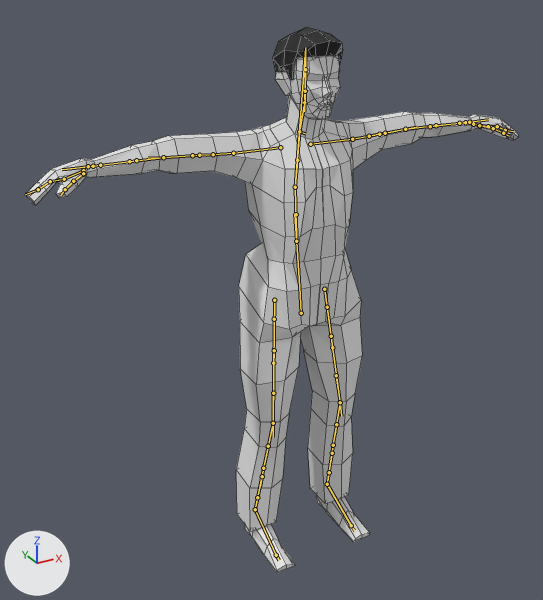
An edit to the Blender file Model/char_origin.blend, drawn before and after from the same camera.
Rendered twice from a 50 mm camera at (-1.21, -1.965, 1.964) aimed at (-0.15, -0.039, 1.001). Arrows for +X, +Y and +Z are at lower left; the lights stay in place. The bones that bend it are drawn over the model as lines. Mesh edges are drawn as thin lines.
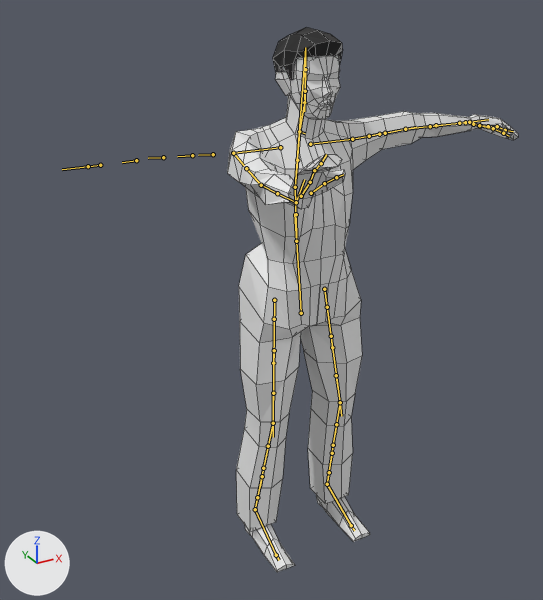
The newer file adds an action. The first version stands in its rest pose; the second is drawn at frame 11 of the action 'search'.

Boxes [x1, y1, x2, y2] around the edits, measured in the pictures (543 x 600 px):
'Plane', posed (41% narrower): before [25, 55, 518, 572]; after [227, 55, 518, 572]

The change in detail:
Bone 'c_arm_fk.r' (bone_c_arm_fk_r) turns from (0, 0, 0) to (-94, 102, -180) degrees about its own x, y and z.
Bone 'c_hand_fk.r' (bone_c_hand_fk_r) turns from (0, 0, 0) to (-137, -86, 198) degrees about its own x, y and z.
